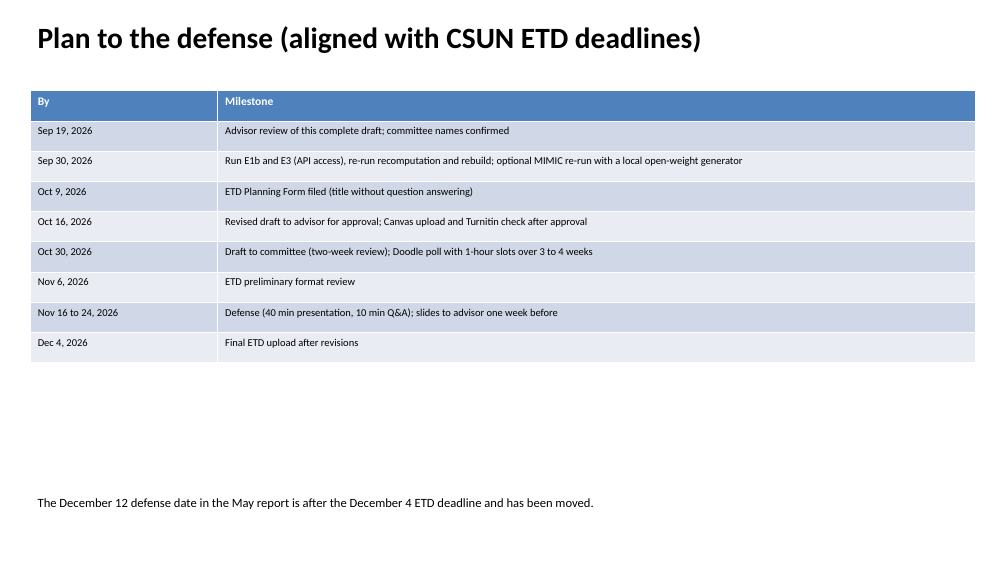
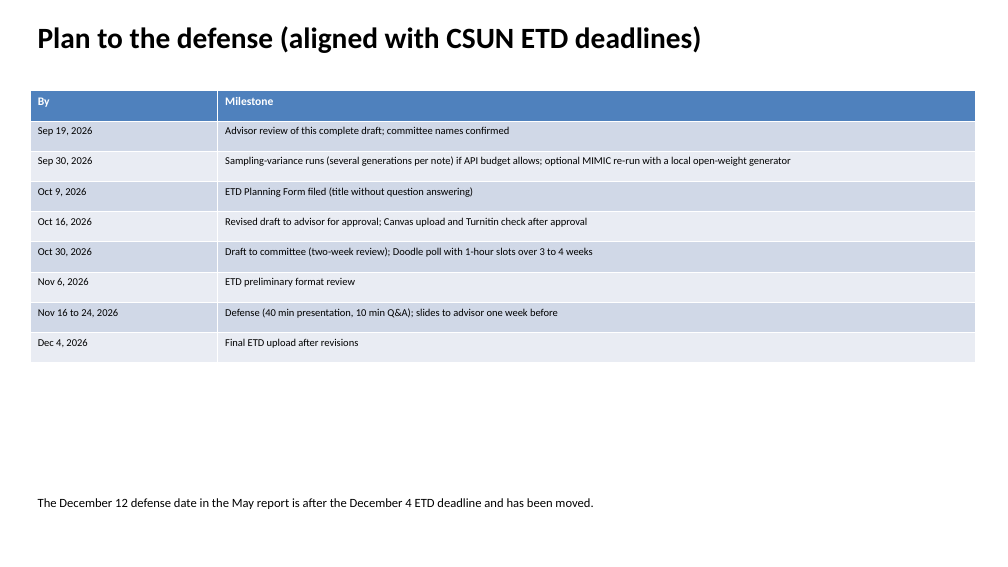
Before and after one commit to slay-a/medical-hallucination-eval, a slide deck: slide 13 of deliverables/Progress_Slides_Fall2026.pptx. Drawn at 1008x567 pixels with LibreOffice and Linux fonts; fonts in the diff are those of the drawing. Boxes give left, top, right and bottom in pixels: in the first picture for what was removed or moved away, otherwise in the second. Text is boxed around its words. In the diff, an @@ line names an element or a change of style, - is before the commit and + after.

```diff
--- a/deliverables/Progress_Slides_Fall2026.pptx
+++ b/deliverables/Progress_Slides_Fall2026.pptx
@@ table at [30,91,975,363] @@
-row 3, column 2: Run E1b and E3 (API access), re-run recomputation and rebuild; optional MIMIC re-run with a local open-weight generator
+row 3, column 2: Sampling-variance runs (several generations per note) if API budget allows; optional MIMIC re-run with a local open-weight generator
```
Also in this commit, not shown: 7 other slides changed, 49 other files.
